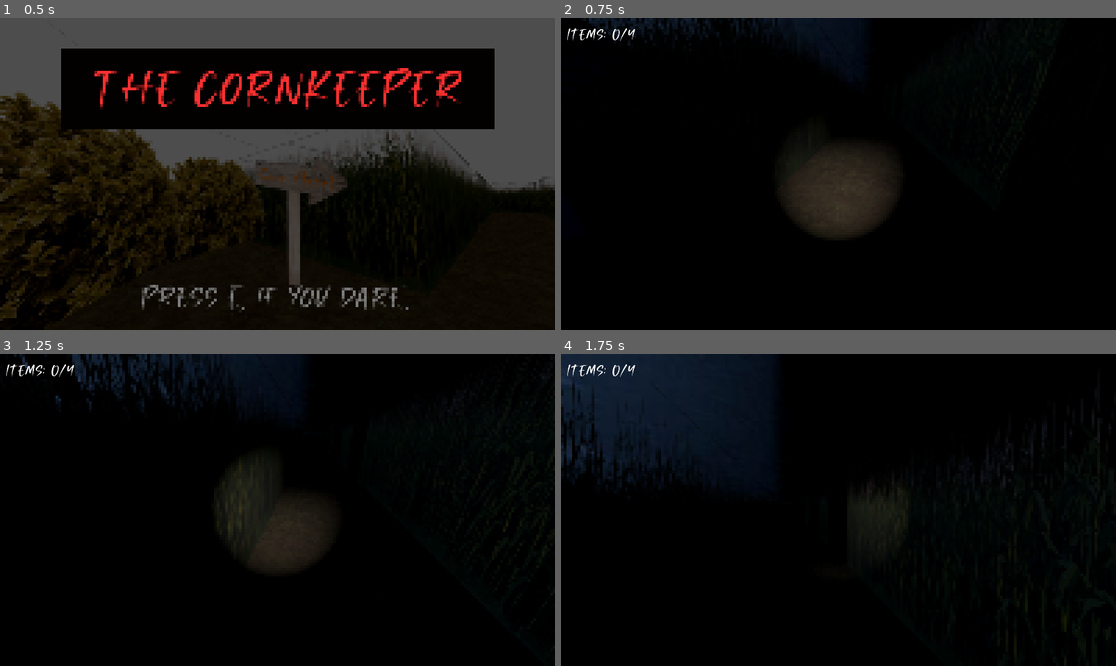
Above: before the commit, frames 1-4 (two rows, left to right).
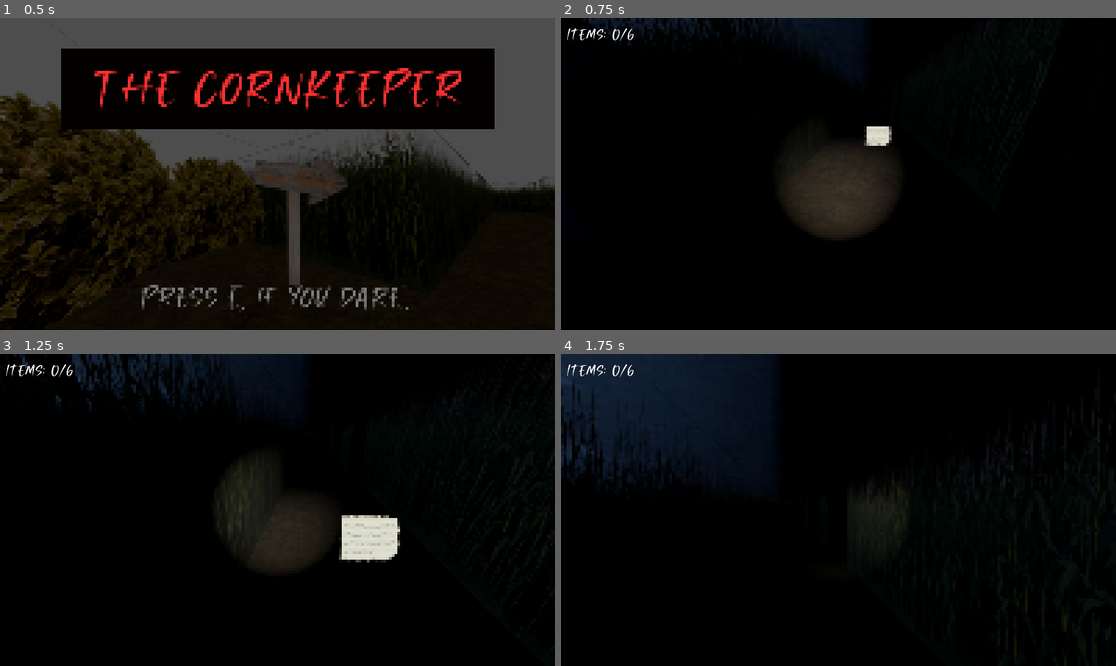
Above: after the commit, the same moments.

Repository: ericholtz/cornkeeper
Game: Godot game, scene res://scenes/GameMenu.tscn
The game is run twice, just before and just after one commit, with the same random seed, the same clock (stepped at 60 frames per second) and the same inputs.
Inputs (mouse positions are in pixels of both pictures, inside the frame that each line leads up to):
- Up to frame 1 (0.5 s): no input
- Up to frame 2 (0.75 s): tap E at 0.5 s; move the mouse to (810, 236) at 0.52 s; hold W (up) from 0.53 s (still down); hold Shift (run) from 0.53 s (still down); tap Enter (enter) at 0.6 s
- Up to frame 3 (1.25 s): keep holding W (up); keep holding Shift (run); tap Space (jump) at 0.77 s
- Up to frame 4 (1.75 s): keep holding W (up); move the mouse to (877, 513) at 1.27 s; release Shift (run) at 1.28 s; tap Shift (run) at 1.35 s; tap Space (jump) at 1.52 s; tap Enter (enter) at 1.55 s

Frame 1 is identical in both runs. In frame 2, 0.3% of the frame differs, in the area x 12-60%, y 3-41%; in frame 3, 1.5%, in the area x 12-73%, y 3-67%; in frame 4, less than 0.1%.

Commit message:
more items

Diff:
--- a/scenes/Main.tscn
+++ b/scenes/Main.tscn
@@ -15,6 +15,7 @@
 [ext_resource type="Texture2D" uid="uid://bx2q60i7chfgu" path="res://assets/textures/maze_sign.png" id="7_wp0k4"]
 [ext_resource type="Texture2D" uid="uid://byxkxn6xkw4u2" path="res://assets/textures/corn.png" id="8_3p2gp"]
 [ext_resource type="Texture2D" uid="uid://bpxpxnpx2fboa" path="res://assets/textures/door.png" id="8_cvmbd"]
+[ext_resource type="Texture2D" uid="uid://cd7jn77jrt0hm" path="res://assets/textures/phone.png" id="10_1iba3"]
 [ext_resource type="Script" path="res://scripts/ben_bot.gd" id="11_bjd11"]
 [ext_resource type="Texture2D" uid="uid://bea3unyqo7h6k" path="res://assets/textures/ben.png" id="11_wp0k4"]
 [ext_resource type="Script" uid="uid://b8tixyokvj6yj" path="res://scripts/chase_trigger.gd" id="13_ft6cd"]
@@ -229,6 +230,15 @@
 
 [node name="Items" type="Node3D" parent="."]
 
+[node name="Intropaper" parent="Items" instance=ExtResource("5_vcsgt")]
+transform = Transform3D(1, 0, 0, 0, 1, 0, 0, 0, 1, 2.1137018, 0.56043774, -7.568927)
+description = "Another succesful day of running my corn maze in the books...
+Money's been tight this October, so this had been a big help!
+There's just one problem... Someone went missing today.
+
+Guess I have to go find them before closing up,
+don't want any bad press y'know..."
+
 [node name="Paper" parent="Items" instance=ExtResource("5_vcsgt")]
 transform = Transform3D(1, 0, 0, 0, 1, 0, 0, 0, 1, 17.668636, 0.5066567, -29.888865)
 description = "\"It found me. I can't hide for much longer.
@@ -238,7 +248,8 @@
 transform = Transform3D(1, 0, 0, 0, 1, 0, 0, 0, 1, -16.014793, 0.5393713, -44.005325)
 sprite_texture = ExtResource("6_lhr70")
 description = "Ripped clothes
-This isn't looking good...
+
+This really isn't looking good...
 "
 
 [node name="Can" parent="Items" instance=ExtResource("5_vcsgt")]
@@ -247,12 +258,22 @@
 description = "Soda can
 
 damn city folk litering on my farm...
-I knew opening a corn maze was a bad idea!"
+Have they no respect for my wonderful maze of maize?"
 
 [node name="Paper2" parent="Items" instance=ExtResource("5_vcsgt")]
-transform = Transform3D(1, 0, 0, 0, 1, 0, 0, 0, 1, 4.4880857, 0.5066567, -52.079174)
+transform = Transform3D(1, 0, 0, 0, 1, 0, 0, 0, 1, 2.407668, 0.5066567, -70.42744)
 description = "\"If you value your life, please...
-don't go any further...\""
+don't go any further...\"
+
+..."
+
+[node name="phone" parent="Items" instance=ExtResource("5_vcsgt")]
+transform = Transform3D(1, 0, 0, 0, 1, 0, 0, 0, 1, -32.43014, 0.5066567, -35.86799)
+sprite_texture = ExtResource("10_1iba3")
+description = "One of them \"mobile phones\"
+
+Ain't these expensive?
+Someone wouldn't just leave this here..."
 
 [node name="Level" type="Node3D" parent="."]
 
Binary file added: assets/textures/phone.png
Not shown, added: assets/textures/phone.png.import
Not shown: 1 places in scenes/Main.tscn that only renumber resources
